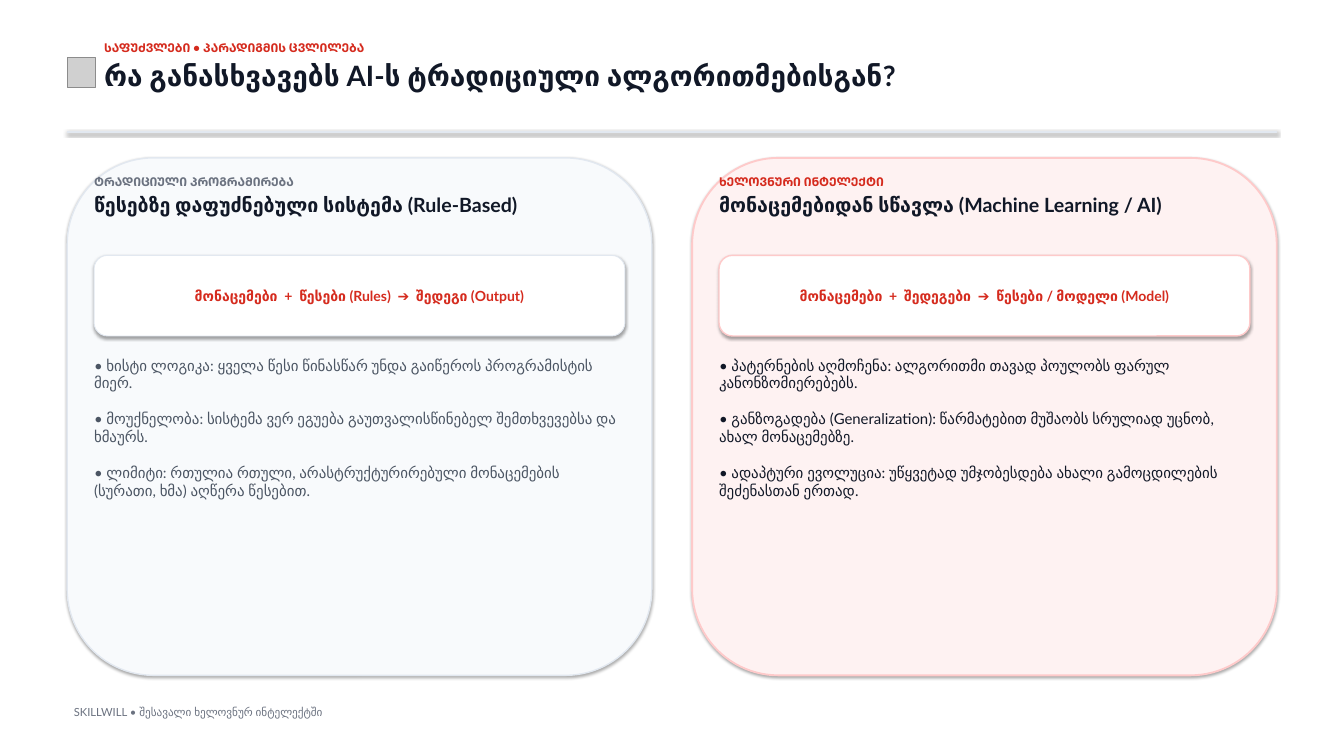
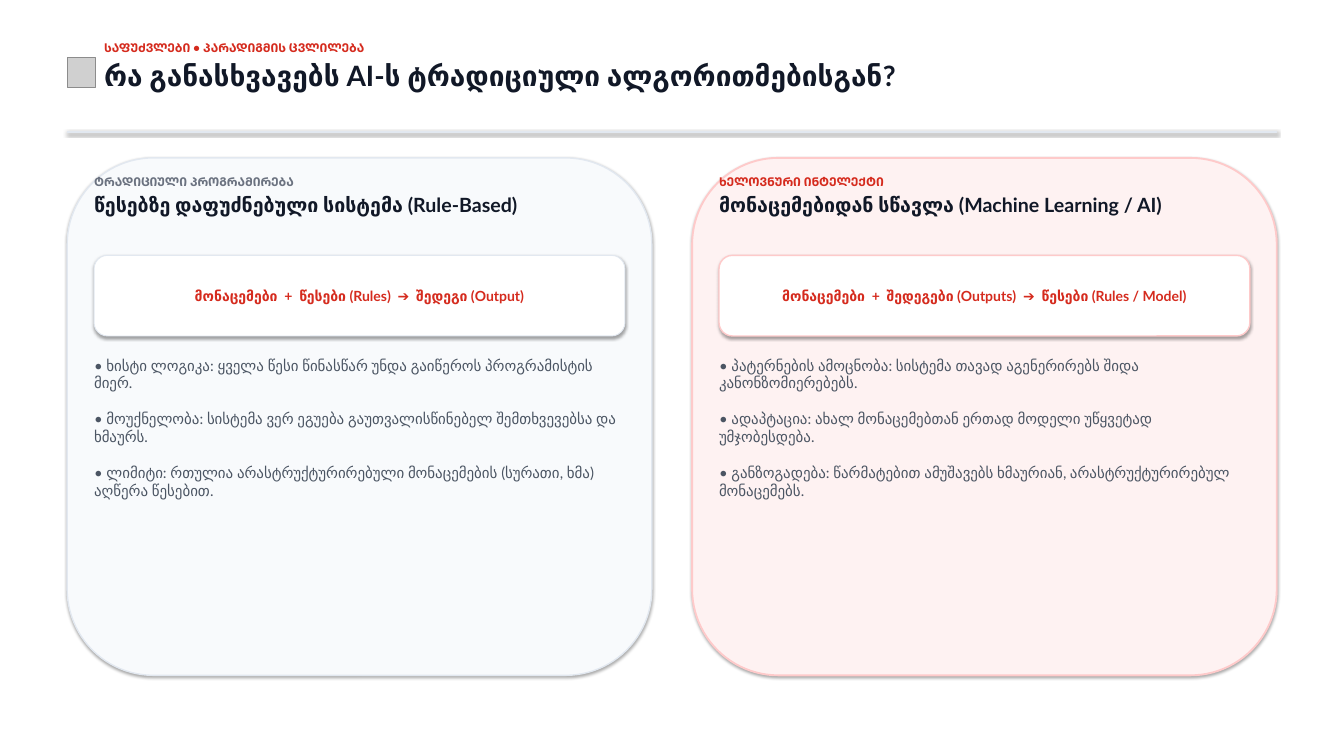
Before and after one commit to ShotaMart/skillwill-ai-curriculum, a slide deck: slide 2 of Skillwill_მოდული5_ლექცია1_პრეზენტაცია_ნიმუში.pptx. Drawn at 1344x756 pixels with LibreOffice and Linux fonts; fonts in the diff are those of the drawing; grey boxes stand for pictures. Boxes give left, top, right and bottom in pixels: in the first picture for what was removed or moved away, otherwise in the second. Text is boxed around its words. In the diff, an @@ line names an element or a change of style, - is before the commit and + after.

```diff
--- a/Skillwill_მოდული5_ლექცია1_პრეზენტაცია_ნიმუში.pptx
+++ b/Skillwill_მოდული5_ლექცია1_პრეზენტაცია_ნიმუში.pptx
@@ text in rounded rectangle at (782,289,1187,304): text changed @@
-მონაცემები + შედეგები ➔ წესები / მოდელი (Model)
+მონაცემები + შედეგები (Outputs) ➔ წესები (Rules / Model)
@@ text at (94,358,616,500): text changed @@
-• ხისტი ლოგიკა: ყველა წესი წინასწარ უნდა გაიწეროს პროგრამისტის მიერ.
-• მოუქნელობა: სისტემა ვერ ეგუება გაუთვალისწინებელ შემთხვევებსა და ხმაურს.
-• ლიმიტი: რთულია რთული, არასტრუქტურირებული მონაცემების (სურათი, ხმა) აღწერა წესებით.
+• ხისტი ლოგიკა: ყველა წესი წინასწარ უნდა გაიწეროს პროგრამისტის მიერ.
+• მოუქნელობა: სისტემა ვერ ეგუება გაუთვალისწინებელ შემთხვევებსა და ხმაურს.
+• ლიმიტი: რთულია არასტრუქტურირებული მონაცემების (სურათი, ხმა) აღწერა წესებით.
@@ text at (719,358,1229,500): text changed; text colour #111827 to #4B5563 @@
-• პატერნების აღმოჩენა: ალგორითმი თავად პოულობს ფარულ კანონზომიერებებს.
-• განზოგადება (Generalization): წარმატებით მუშაობს სრულიად უცნობ, ახალ მონაცემებზე.
-• ადაპტური ევოლუცია: უწყვეტად უმჯობესდება ახალი გამოცდილების შეძენასთან ერთად.
+• პატერნების ამოცნობა: სისტემა თავად აგენერირებს შიდა კანონზომიერებებს.
+• ადაპტაცია: ახალ მონაცემებთან ერთად მოდელი უწყვეტად უმჯობესდება.
+• განზოგადება: წარმატებით ამუშავებს ხმაურიან, არასტრუქტურირებულ მონაცემებს.
@@ text removed at (74,707,323,719) @@
-SKILLWILL • შესავალი ხელოვნურ ინტელექტში
```
Also in this commit, not shown: 7 other slides changed, 3 other files.
